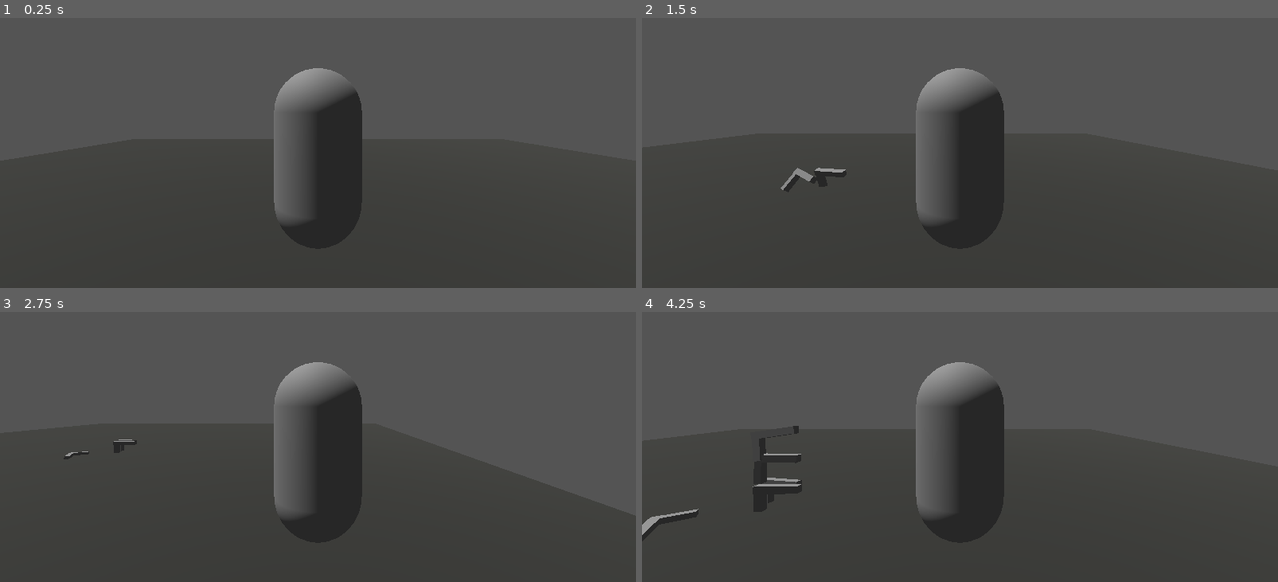
Above: before the commit, frames 1-4 (two rows, left to right).
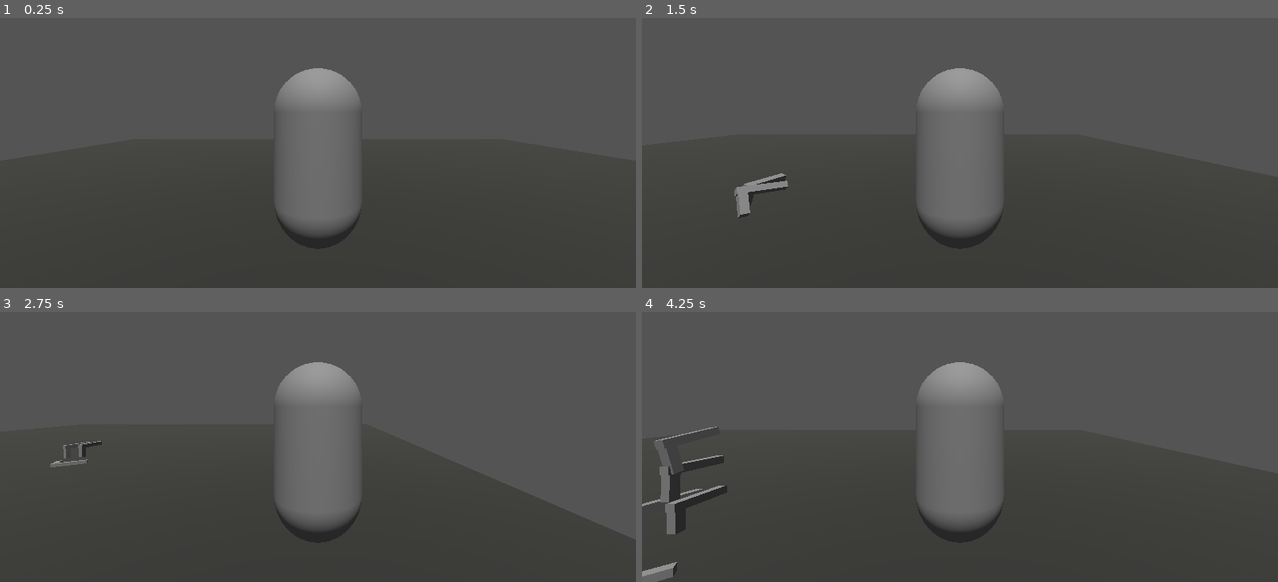
Above: after the commit, the same moments.

Repository: KaiserTorian/Project_Railway
Game: Godot game, scene res://scenes/test_scene.tscn
The game is run twice, just before and just after one commit, with the same random seed, the same clock (stepped at 60 frames per second) and the same inputs.
Inputs (mouse positions are in pixels of both pictures, inside the frame that each line leads up to):
- Up to frame 1 (0.25 s): no input
- Up to frame 2 (1.5 s): tap Enter at 0.5 s; move the mouse to (1099, 90) at 0.52 s; hold D (cc_right) 0.53-1.28 s; tap Space (cc_jump) at 0.77 s; move the mouse to (832, 126) at 1.27 s; hold S (cc_backward) from 1.28 s (still down)
- Up to frame 3 (2.75 s): tap Space (cc_jump) at 1.52 s; move the mouse to (381, 325) at 2.02 s; release S (cc_backward) at 2.03 s; hold D (cc_right) from 2.03 s (still down)
- Up to frame 4 (4.25 s): move the mouse to (928, 474) at 2.77 s; release D (cc_right) at 2.78 s; hold W (cc_forward) 2.78-3.53 s; tap Space (cc_jump) at 3.02, 3.77 s; move the mouse to (1150, 457) at 3.52 s; hold A (cc_left) from 3.53 s (still down)

The runs differ from the first frame. In frame 1, 5.8% of the frame differs, in the area x 43-57%, y 20-81%; in frame 2, 6.7%; in frame 3, 6.1%; in frame 4, 8.2%, in the area x 0-57%, y 20-100%.

Commit message:
update_4

Diff:
--- a/nodes/components/basic_movement_component.gd
+++ b/nodes/components/basic_movement_component.gd
@@ -19,7 +19,7 @@
 
 func unhandled_input(event: InputEvent) -> void:
 	if event is InputEventMouseMotion and Input.get_mouse_mode() == Input.MOUSE_MODE_CAPTURED:
-		temp_mouse_input = Vector2(-event.screen_relative.x * MOUSE_SENSITIVITY,-event.screen_relative.y * MOUSE_SENSITIVITY)
+		temp_mouse_input = Vector2(event.screen_relative.x,event.screen_relative.y)
 		#print(temp_mouse_input)
 
 
@@ -58,13 +58,13 @@
 
 func cam_movement(delta)->void:
 
-	mouse_rotation.x += temp_mouse_input.x * delta
-	mouse_rotation.x = clamp(mouse_rotation.x, TILT_UPPER_LIMIT, TILT_UPPER_LIMIT)
-	mouse_rotation.y += temp_mouse_input.y * delta
+	mouse_rotation.x += -temp_mouse_input.x * MOUSE_SENSITIVITY * delta
+	mouse_rotation.y += -temp_mouse_input.y * MOUSE_SENSITIVITY * delta
+	mouse_rotation.y = clamp(mouse_rotation.y, TILT_LOWER_LIMIT, TILT_UPPER_LIMIT)
 
 	var player_rotation = Vector3(0.0,mouse_rotation.x,0.0)
 	var camera_rotation = Vector3(mouse_rotation.y,0.0,0.0)
-	print(player_rotation,mouse_rotation.x)
+
 	cam_controller.transform.basis = Basis.from_euler(camera_rotation)
 	cam_controller.rotation.z = 0.0
 
